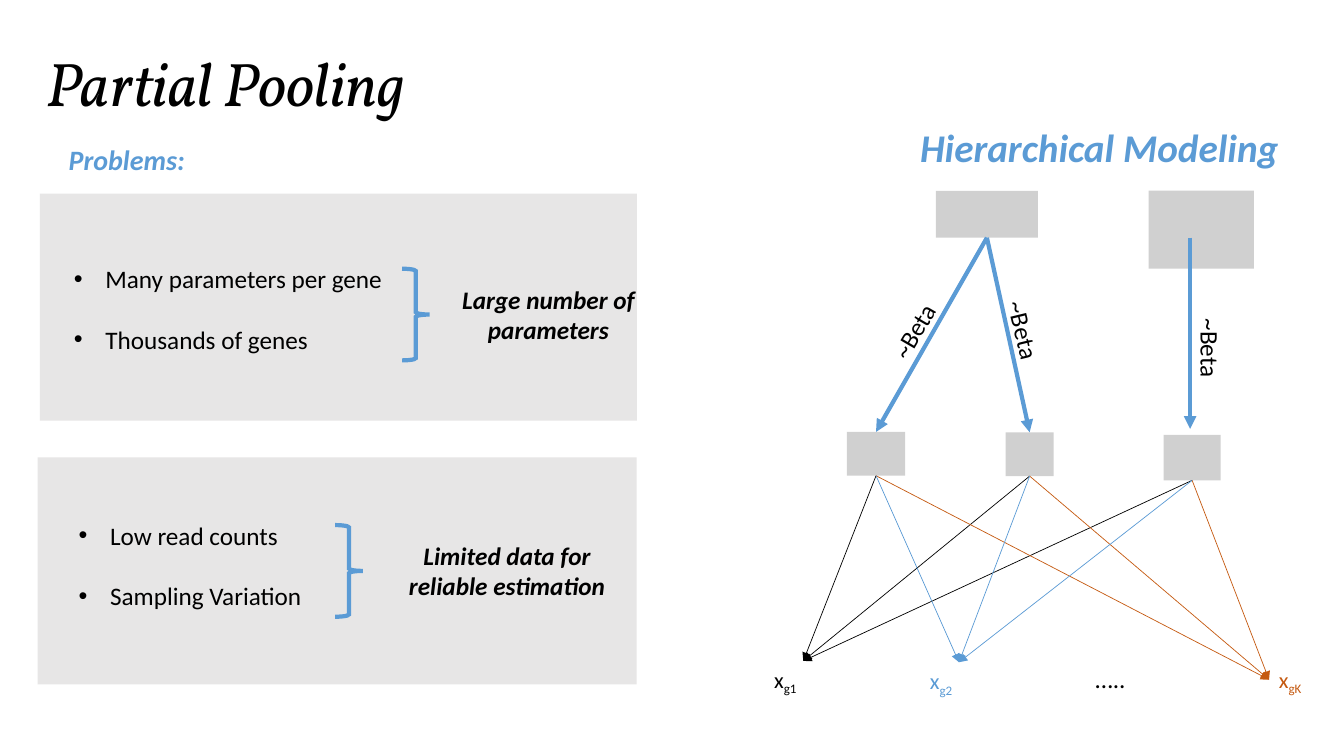
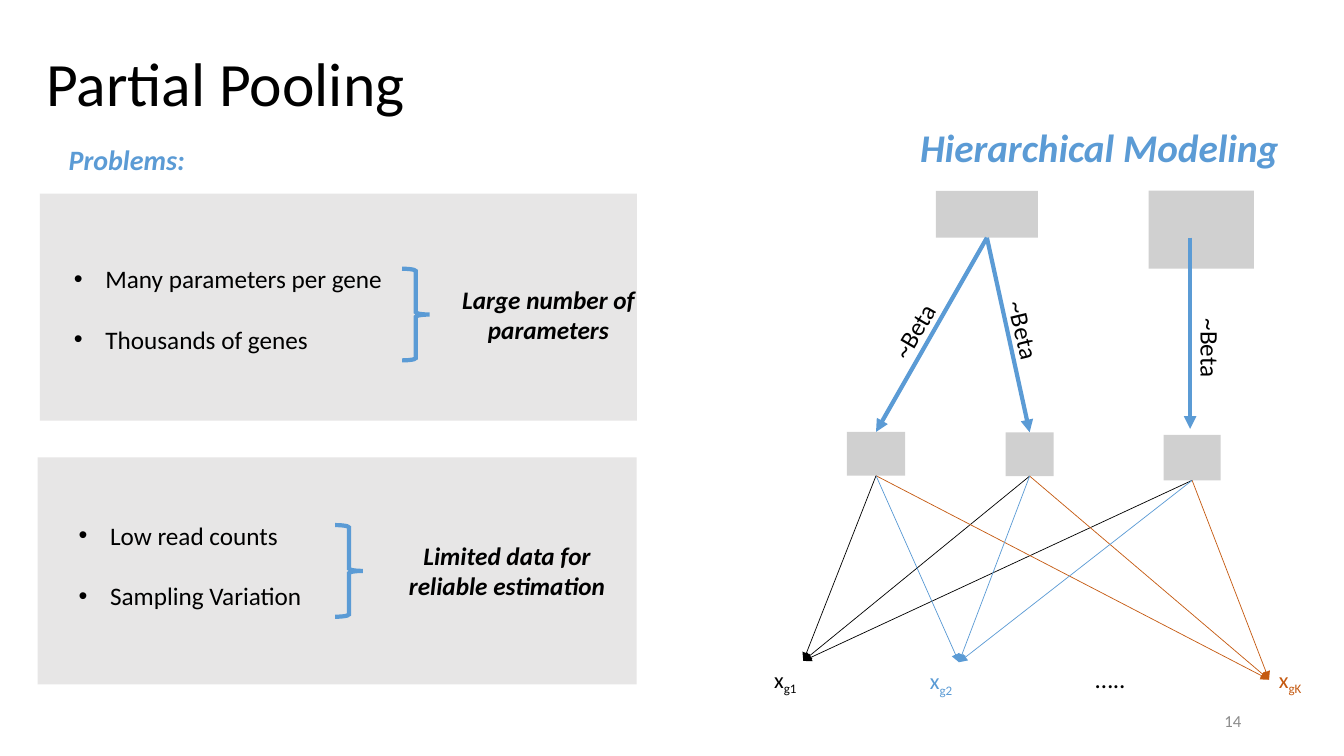
Before and after one commit to SmaragdaDimitrakopoulou/Paper-Presentation, a slide deck: slide 14 of presentation.pptx (slide 7 before the commit). Drawn at 1344x756 pixels with LibreOffice and Linux fonts; fonts in the diff are those of the drawing; grey boxes stand for pictures. Boxes give left, top, right and bottom in pixels: in the first picture for what was removed or moved away, otherwise in the second. Text is boxed around its words. In the diff, an @@ line names an element or a change of style, - is before the commit and + after.

```diff
--- a/presentation.pptx
+++ b/presentation.pptx
@@ text "Partial Pooling" at [46,63,404,117]: font Vollkorn to Calibri, italic off @@
@@ page number added at [1224,716,1241,727], 12 pt, text #8C8C8C @@
+14
```
Also in this commit, not shown: 12 other slides changed, 13 slides added, 6 slides removed, 1 other file.
